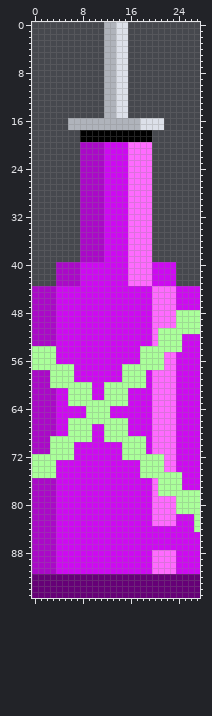
One commit to this sprite sheet: Assets/Project/Art/Sprites/BarSprites/Drinks/Drink1.png. That is the earlier state.
The file is 28x96 pixels.
The same view after the edit:
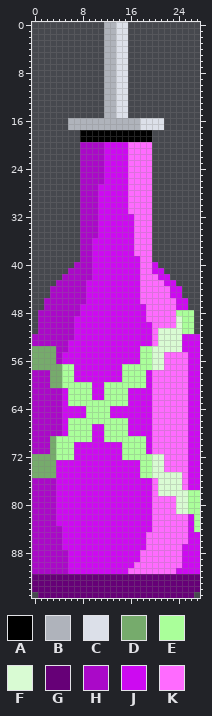
Palette (. is transparent): A #000000  B #afb3bb  C #dce0e9  D #76ab6c  E #aaff9a  F #d9fbd3  G #660077  H #aa09c8  J #cd0af1  K #ff6bff
Diff:
Changed rows in their new state; - is an unchanged pixel.
first column x 0:
27 -----------J----------------
28 -----------J----------------
29 -----------J----------------
30 -----------J----------------
31 -----------J----------------
32 -----------J----J-----------
33 -----------J----J-----------
34 -----------J----J-----------
35 -----------J----J-----------
36 ----------JJ----J-----------
37 ----------JJ----J-----------
38 ----------JJ----J-----------
39 ----------JJ----JJ----------
40 ----...-HH------JJ---...----
41 ----..--HH------JJ----..----
42 ----.---HH------JJ--K--.----
43 --------H-------JJ--KK------
44 ...-HHHHH---------KK---J-...
45 ...-HHHHH---------KK---J-...
46 ..--HHHHH---------KK------..
47 ..--HHHH-----------K------..
48 .---HHHH-----------K-------.
49 .---HHH------------K----F--.
50 .---HHH-----------------F--.
51 .---HHH--------------FFFF--.
52 ----HHH--------------FFFF---
53 ----HH---------------FFFF---
54 DDDDHH--------------FFFFF---
55 DDDDH---------------FF--KK--
56 DDDDH---------------FF--KK--
57 DDDDD---------------FF--KK--
58 ---DD-------------------KK--
59 ---DD-------------------KK--
60 ---DD-------------------KK--
61 ----H-------------------KK--
62 ----H-------------------KK--
63 ----H-------------------KK--
64 ----H-------------------KK--
65 ----H-------------------KK--
66 ----H-------------------KK--
67 ----H-------------------KK--
68 ----H-------------------KK--
69 ---D--------------------KK--
70 ---D--------------------KK--
71 ---D--------------------KK--
72 DDDD----------------FF--KK--
73 DDDD----------------FF--KK--
74 DDDD----------------FF--KK--
75 DDDD----------------FFFFFK--
76 ---------------------FFFFK--
77 ---------------------FFFFK--
78 ---------------------FFFFF--
79 ------------------------FF--
80 ------------------------FF--
81 ------------------------FF--
82 ------------------------KK--
83 ------------------------KK--
84 ----H---------------KKKKKK--
85 ----H--------------KKKKKKK--
86 ----H--------------KKKKKKK--
87 ----H--------------KKKKKK---
88 ----HH------------KK----K---
89 ----HH------------KK----K---
90 ----HH-----------KKK----K---
91 ----HH----------KKKK--------
first column x 0:
95 .--------------------------.
Where, in picture pixels (left, top, right, bottom), the same in both pictures:
changed: (32, 184, 104, 478)
changed: (128, 214, 200, 598)
changed: (32, 526, 68, 598)
